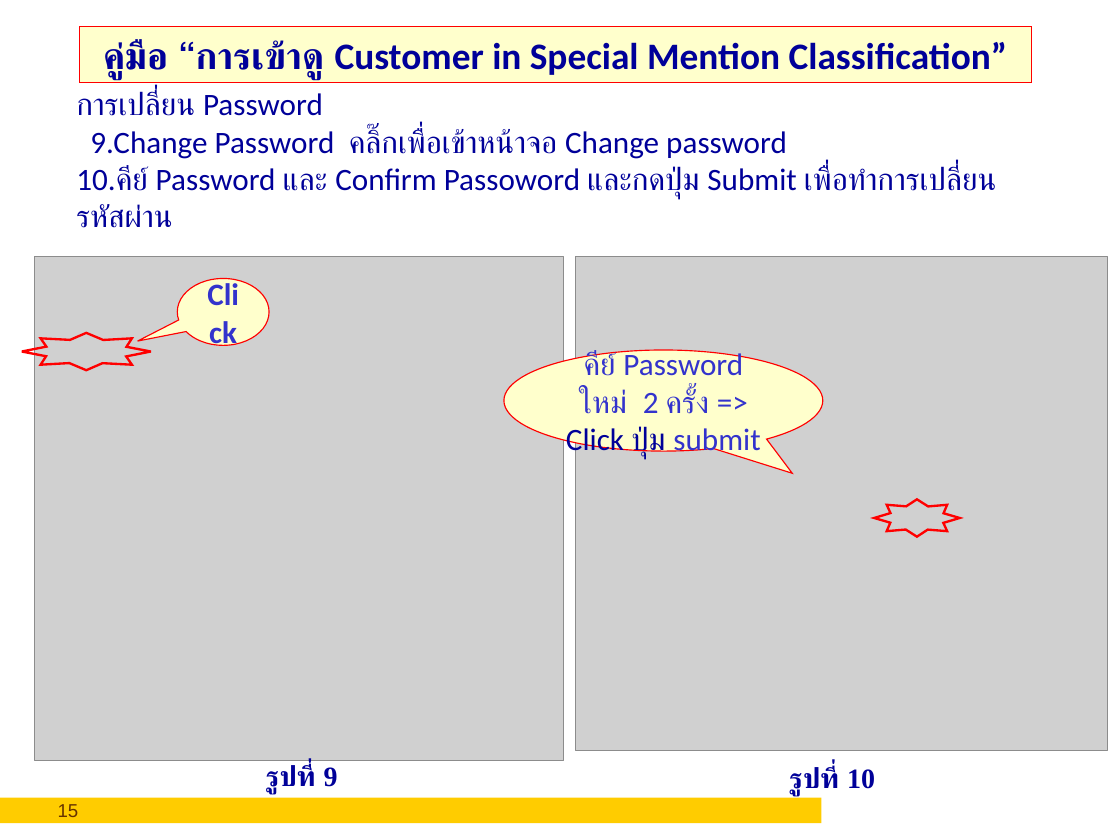
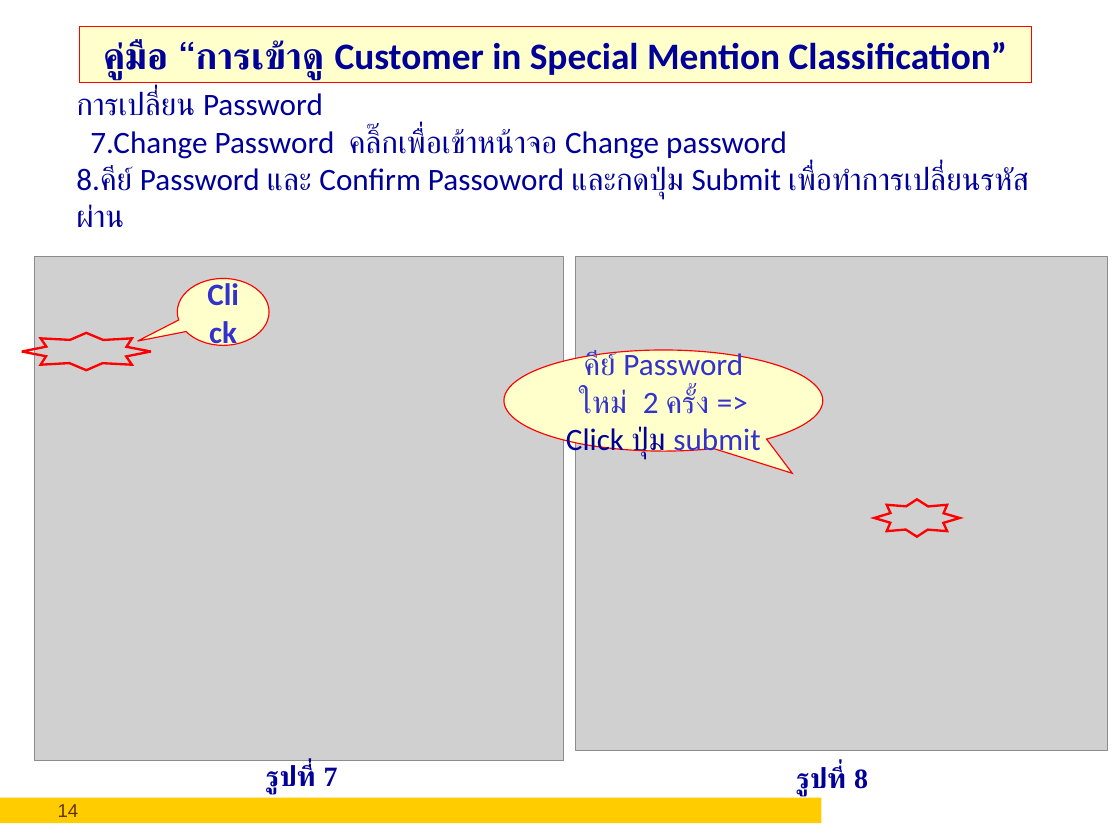
Before and after one commit to asynchronos/Special_Mention_SVN_MIGRATE, a slide deck: slide 14 of Downloads/คู่มือวิธีการกรอกSpecialMention.ppt (slide 15 before the commit). Drawn at 1120x840 pixels with LibreOffice and Linux fonts; fonts in the diff are those of the drawing; grey boxes stand for pictures; background and template pictures are left out. Boxes give left, top, right and bottom in pixels: in the first picture for what was removed or moved away, otherwise in the second. Text is boxed around its words. In the diff, an @@ line names an element or a change of style, - is before the commit and + after.

```diff
--- a/Downloads/คู่มือวิธีการกรอกSpecialMention.ppt
+++ b/Downloads/คู่มือวิธีการกรอกSpecialMention.ppt
@@ text at bbox=[76, 91, 1009, 227]: text changed @@
-การเปลี่ยน Password
-9.Change Password คลิ๊กเพื่อเข้าหน้าจอ Change password
-10.คีย์ Password และ Confirm Passoword และกดปุ่ม Submit เพื่อทำการเปลี่ยนรหัสผ่าน
+การเปลี่ยน Password
+7.Change Password คลิ๊กเพื่อเข้าหน้าจอ Change password
+8.คีย์ Password และ Confirm Passoword และกดปุ่ม Submit เพื่อทำการเปลี่ยนรหัสผ่าน
@@ text at bbox=[266, 764, 338, 794]: text changed @@
-รูปที่ 9
+รูปที่ 7
@@ text at bbox=[796, 766, 868, 796]: text changed @@
-รูปที่ 10
+รูปที่ 8
@@ page number at bbox=[58, 804, 79, 817]: text changed @@
-15
+14
```
Also in this commit, not shown: 9 other slides changed, 1 slide removed.
